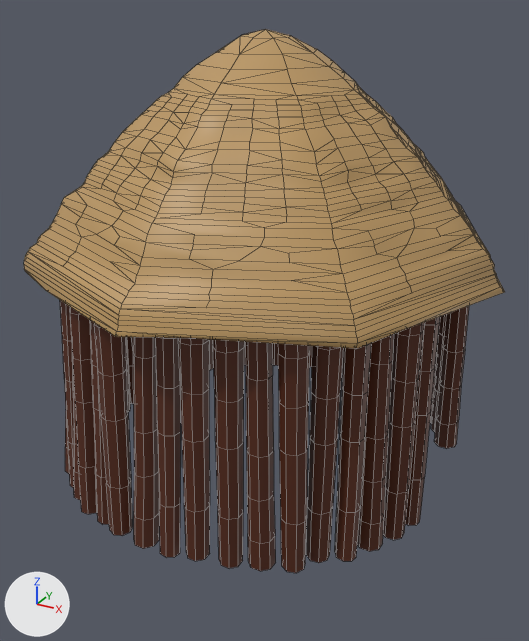
An edit to the FBX model Content/Environment/Props/WoodenTribalHut/Meshes/SM_TribalHut_001.fbx, drawn before and after from the same camera.
Both versions are drawn from a camera (50 mm lens) standing at (2.0, -3.65, 2.64) and looking at (0.05, -0.09, 0.87). Arrows for +X, +Y and +Z are at lower left; the lights stay in place. Mesh edges are drawn as thin lines. Where no turn or scale is listed for an object, it has been applied to the vertices.

In view in the first picture: 'Wood Log v2.040'.
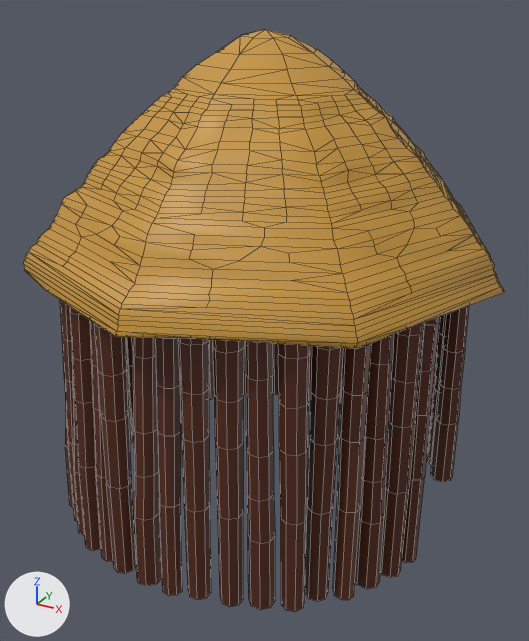
The newer file is also rescaled (x2.284), turned or shifted as a whole; pictures and numbers use the older file's frame.

Location of each change, [x1, y1, x2, y2] in pixels of the pictures (529 x 641 px; the box of a moved part takes in the faces that stretch with it):
'Wood Log v2.040', reshaped (7% taller): before [24, 29, 505, 573]; after [24, 29, 505, 611]
part 1 of me_circle_102, moved or reshaped: before [65, 339, 459, 573]; after [65, 339, 459, 611]
part 2 of me_circle_102, recoloured: [24, 29, 504, 348] in both

The change in detail:
Material 'Roof' (mat_roof) is new.
Its base color is (0.57, 0.303, 0.0442) (orange #c7963b).
me_circle_102 is used by ob_wood_log_v2_040; location (0.0, 0.0, 0.0).
me_circle_102 had 3006 vertices, 2889 faces and spanned x -1.37..1.4, y -1.39..1.38, z -0.08..2.5.
me_circle_102 now has 3006 vertices, 2889 faces and spans x -1.37..1.4, y -1.39..1.38, z -0.34..2.5.
me_circle_102 part 1: all 352 vertices in x -1.17..1.17, y -1.25..1.2, z -0.08..-0.02 are moved by (0.0, 0.0, -0.26).
me_circle_102 part 2: 1129 faces spanning x -1.37..1.4, y -1.39..1.38, z 1.27..2.5 switch from mat_wood_log__center (orange #bb9762) to mat_roof (orange #c7963b).
